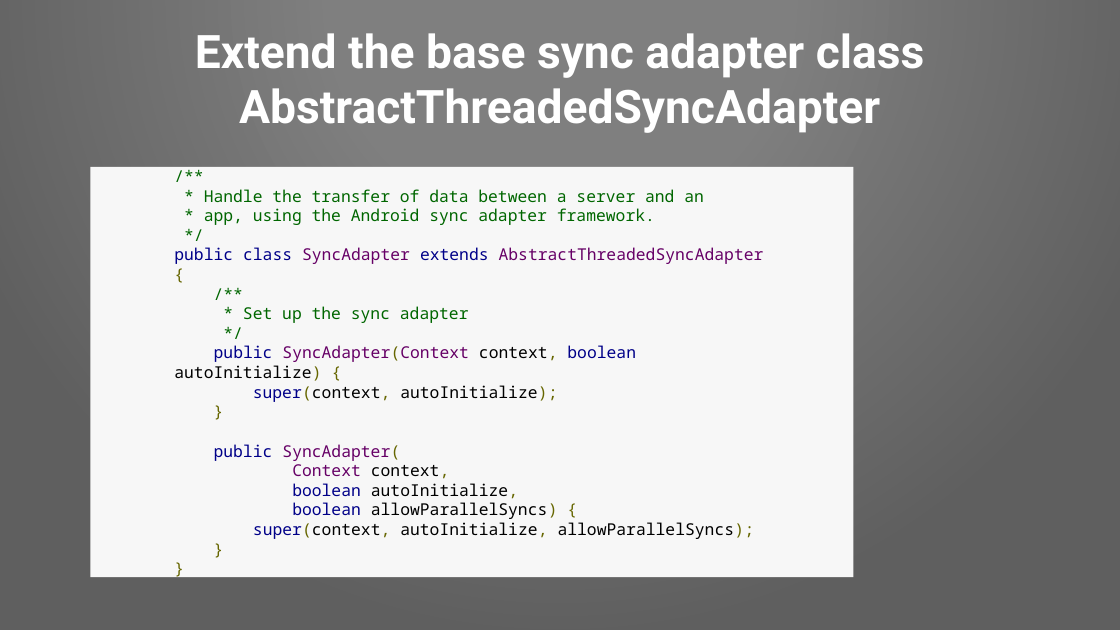
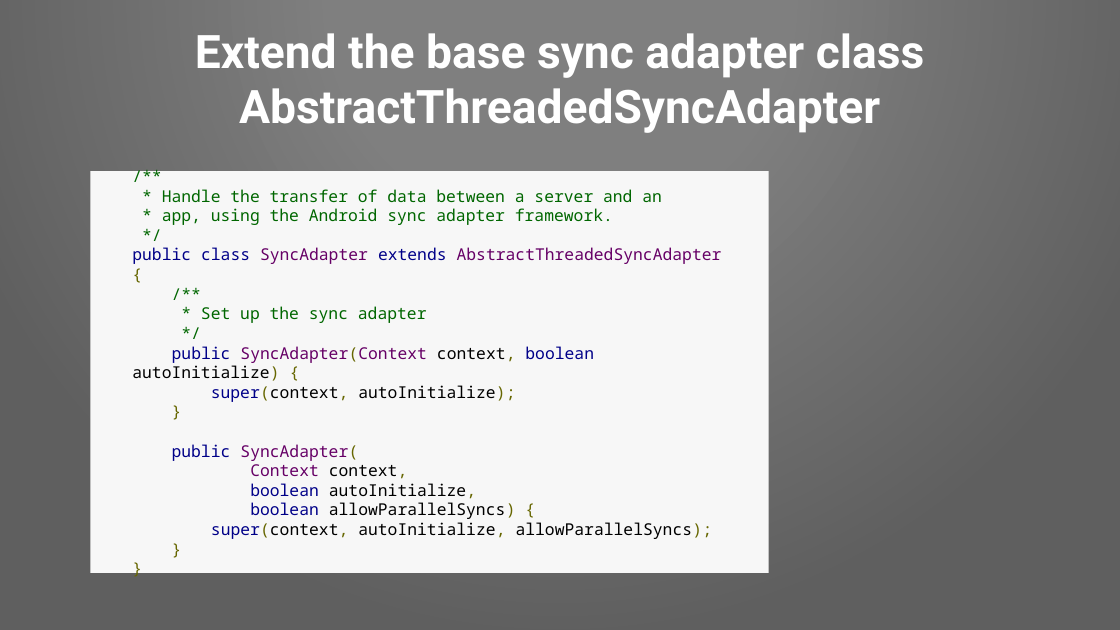
Before and after one commit to Pixplicity/sync-demo, a slide deck: slide 10 of I've been doing some syncing.pptx (slide 4 before the commit). Drawn at 1120x630 pixels with LibreOffice and Linux fonts; fonts in the diff are those of the drawing; background and template pictures are left out. Boxes give left, top, right and bottom in pixels: in the first picture for what was removed or moved away, otherwise in the second. Text is boxed around its words. In the diff, an @@ line names an element or a change of style, - is before the commit and + after.

```diff
--- a/I've been doing some syncing.pptx
+++ b/I've been doing some syncing.pptx
@@ text "/** * Handle the transfer ..." resized from (x1=91, y1=163, x2=854, y2=581) to (x1=91, y1=167, x2=769, y2=577) @@
```
Also in this commit, not shown: 1 other slide changed, 8 slides added.
